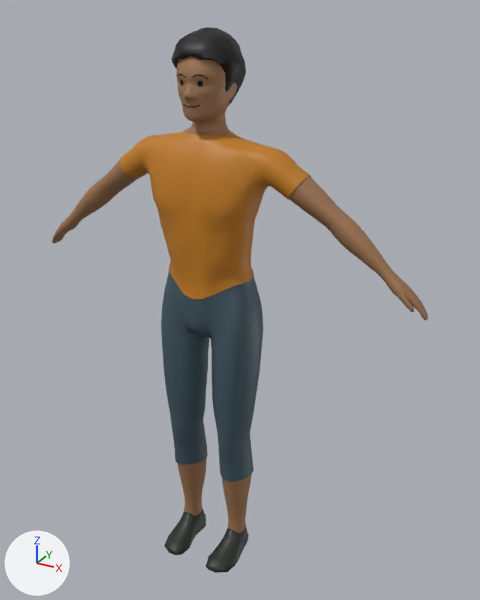
Before and after pictures for a commit that changed the glTF model Assets/Players/MalePlayerModel.glb.
Camera for both pictures: a camera (50 mm lens) standing at (0.975, -1.581, 1.744) and looking at (0.07, 0.064, 0.921). Every picture has the same lights, and +X, +Y and +Z are marked at lower left.

The scene before the commit, as lines of its bpy script (objects in view):
```python
mat_pants_001 = principled_material('Pants.001')
mat_pants_001.base_color = (0.0509, 0.0921, 0.119)  # dark blue #405661
mat_shirt_001 = principled_material('Shirt.001')
mat_shirt_001.base_color = (0.538, 0.201, 0.0108)  # orange #c27c1b
me_cube_004 = bpy.data.meshes.new('Cube.004')
me_cube_004.from_pydata(...)  # 4459 vertices, 8696 faces; spans x -0.65..0.65, y -0.15..0.14, z 0.01..1.7
# faces by material slot: [4078, 696, 1944, 1302, 522, 154]
me_cube_004.materials.append(mat_skin_001)  # brown #9e7350
me_cube_004.materials.append(mat_hair_001)  # black #000000
me_cube_004.materials.append(mat_shirt_001)  # orange #c27c1b
me_cube_004.materials.append(mat_pants_001)  # dark blue #405661
me_cube_004.materials.append(mat_shoes_001)  # black #212922
me_cube_004.materials.append(mat_face_001)  # black #000000
ob_male_player_lod0 = bpy.data.objects.new('Male_Player_LOD0', me_cube_004)
ob_male_player_lod0.location = (0.0, 0.0, 0.0)
```
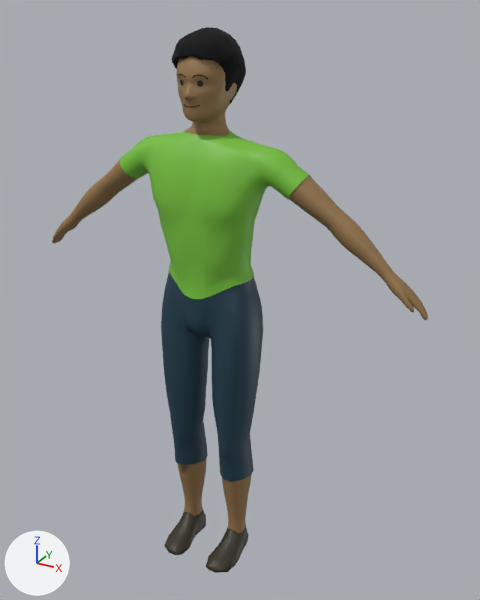
Pixel boxes [x1, y1, x2, y2] of what changed, in the pictures (480 x 600 px):
```json
{"object": "Male_Player_LOD0", "change": "recoloured", "before": [116, 27, 312, 560], "after": [116, 27, 312, 560]}
```

The change, as JSON lines over the scene's bpy script:
```json
{"op": "set", "path": "mat_shirt_001.base_color", "old": "(0.538, 0.201, 0.0108)", "new": "(0.185, 0.538, 0.044)", "note": "orange #c27c1b -> green #77c23b"}
{"op": "set", "path": "mat_pants_001.base_color", "old": "(0.0509, 0.0921, 0.119)", "new": "(0.0123, 0.0476, 0.0732)", "note": "dark blue #405661 -> dark cyan #1d3e4c"}
```
